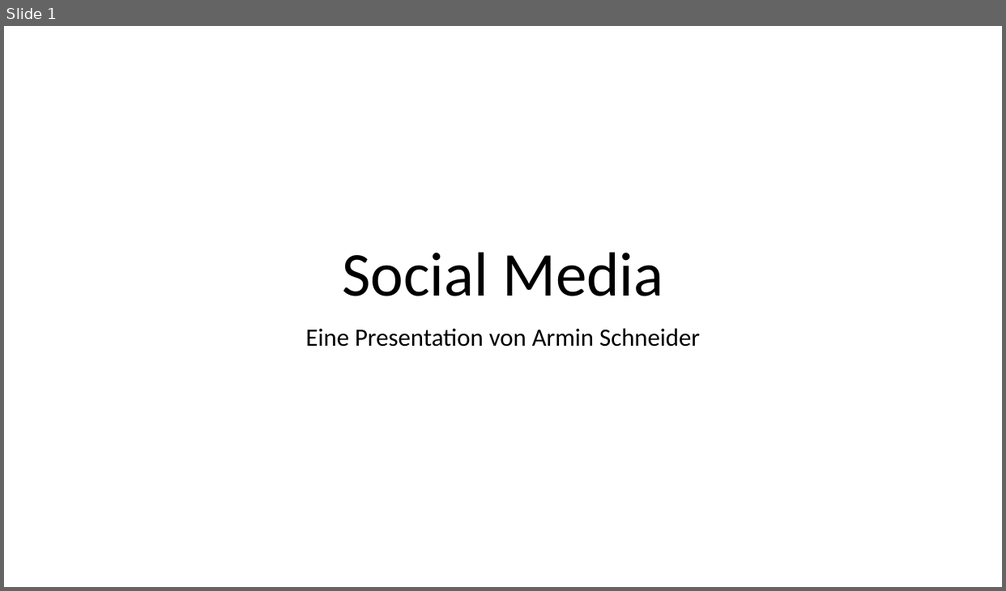
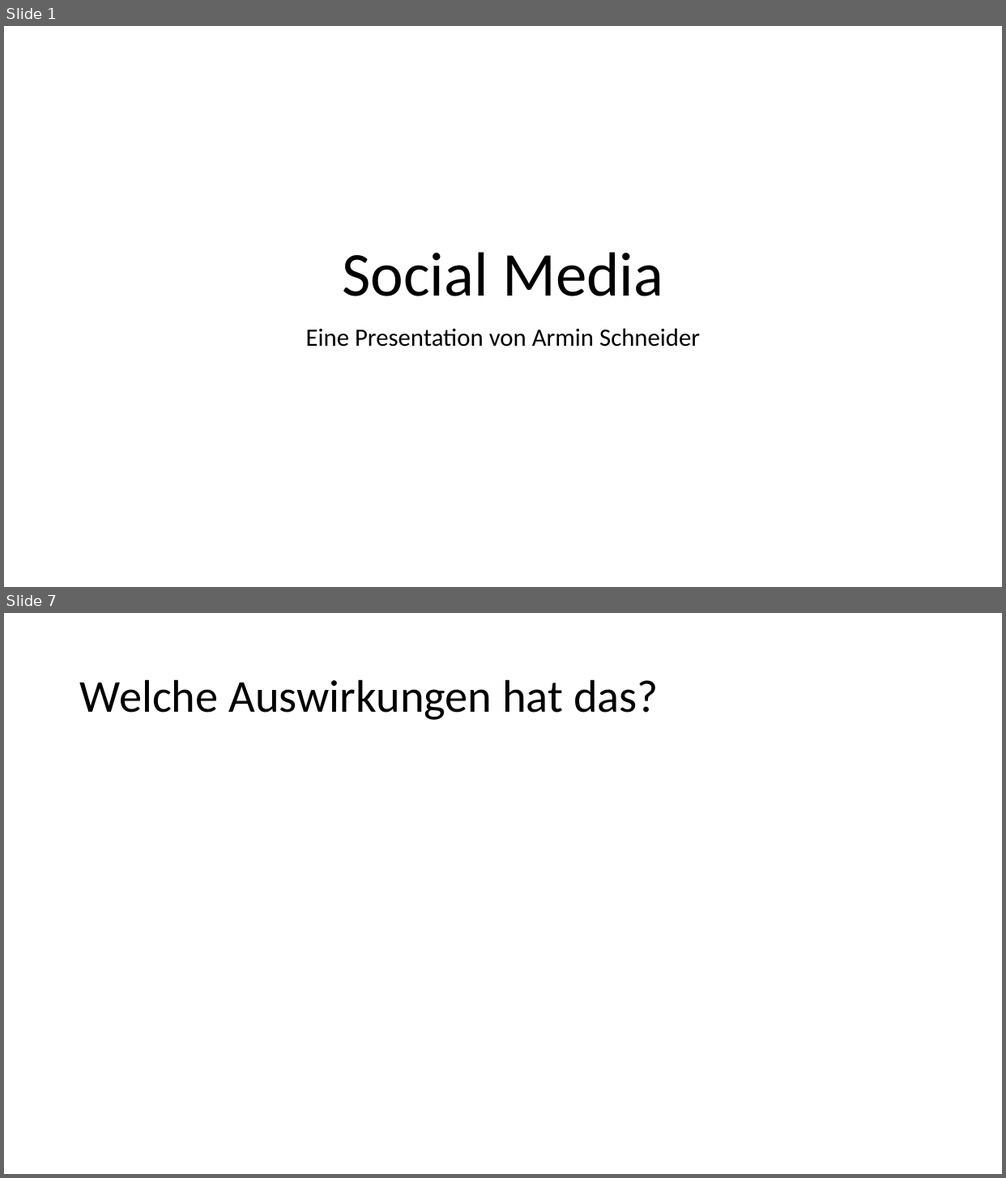
Before and after one commit to ArkonM/4CHIF, a slide deck: SYP - Markus Reis/Social Media.pptx. Shown one above the other, each under a label of ours: slide 1 before the commit, slides 1 and 7 after it; the slides between them are not shown. The pictures are 1006x591 and 1006x1178 pixels, drawn with LibreOffice and Linux fonts; fonts in the diff are those of the drawing. Boxes give left, top, right and bottom in pixels: in the first picture for what was removed or moved away, otherwise in the second. Text is boxed around its words. In the diff, an @@ line names an element or a change of style, - is before the commit and + after.

```diff
--- a/SYP - Markus Reis/Social Media.pptx
+++ b/SYP - Markus Reis/Social Media.pptx
@@ slide 7 added at (4,613,1002,1174), background #FFFFFF @@
@@ title added at (80,679,658,720), 44 pt, text #000000 @@
+Welche Auswirkungen hat das?
```
Also in this commit, not shown: 1 slide changed, 5 other slides added, 1 slide removed, 1 other file.
